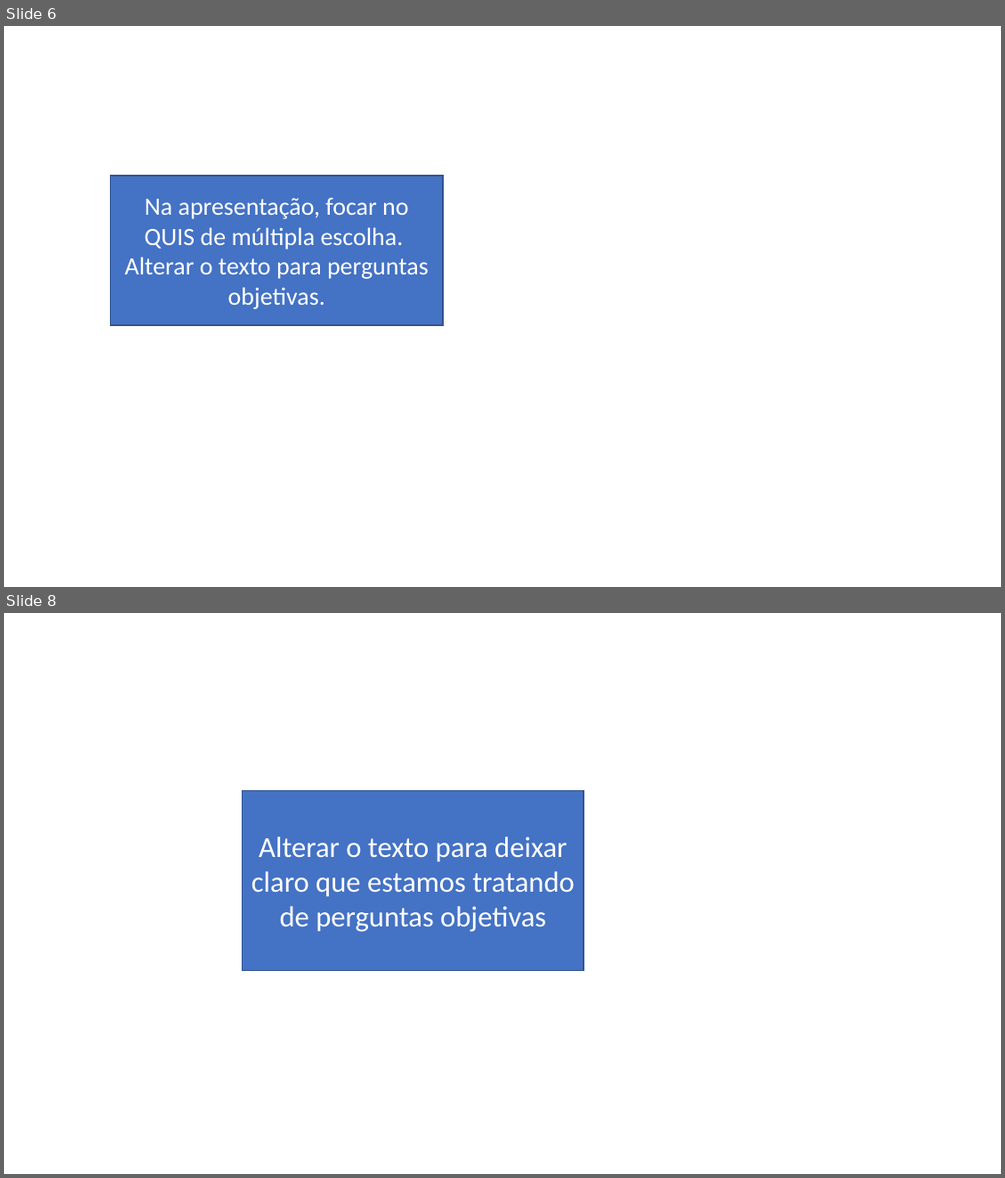
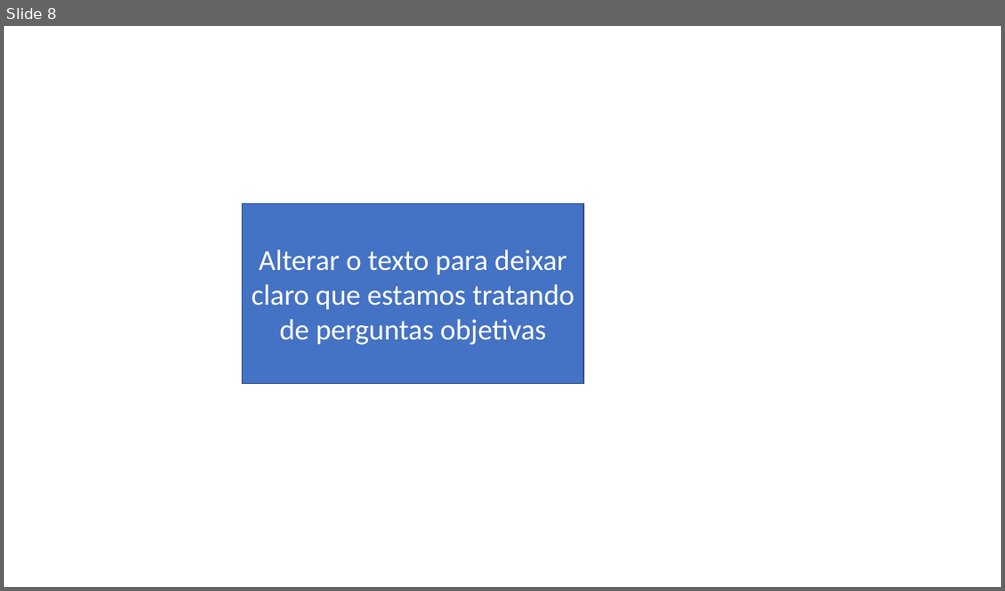
Before and after one commit to rnappi/ftt-tcc, a slide deck: apresentacao/apresentacao.pptx. Shown one above the other, each under a label of ours: slides 6 and 8 before the commit, slide 8 after it; the slides between them are not shown. The pictures are 1005x1178 and 1005x591 pixels, drawn with LibreOffice and Linux fonts; fonts in the diff are those of the drawing; background and template pictures are left out. Boxes give left, top, right and bottom in pixels: in the first picture for what was removed or moved away, otherwise in the second. Text is boxed around its words. In the diff, an @@ line names an element or a change of style, - is before the commit and + after.

```diff
--- a/apresentacao/apresentacao.pptx
+++ b/apresentacao/apresentacao.pptx
@@ slide 6 removed at box(4, 26, 1001, 587), background picture (left out) @@
@@ rectangle removed at box(110, 176, 443, 325) @@
-Na apresentação, focar no QUIS de múltipla escolha.
-Alterar o texto para perguntas objetivas.
```
Also in this commit, not shown: 4 slides added, 3 other slides removed, 12 other files.
